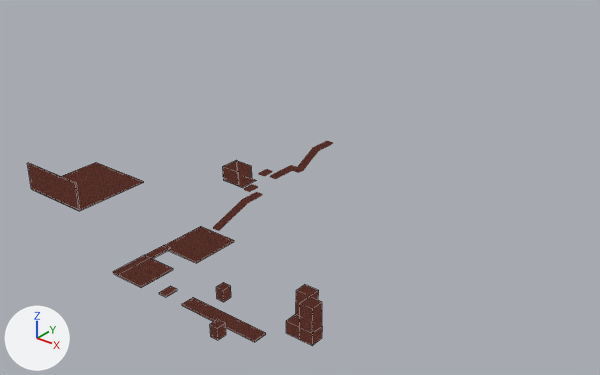
The Blender file Assets/Albertin444/Escenario 1.blend: old version first, new version second.
Rendered twice from a 50 mm camera at (6748.0, -7133.0, 4615.0) aimed at (1223.0, -227.0, 334.0). The lights are fixed; the arrows at lower left show +X, +Y and +Z. Mesh edges are drawn as thin lines on the coarser meshes.

Script lines for the objects in view, before the commit:
```python
me_cube_017 = bpy.data.meshes.new('Cube.017')
me_cube_017.from_pydata(...)  # 24 vertices, 22 faces; spans x -28.0..90.0, y -45.0..19.0, z -22.0..312.0
me_cube_017.materials.append(mat_textura_masion)  # its picture is missing
me_cube_019 = bpy.data.meshes.new('Cube.019')
me_cube_019.from_pydata(...)  # 8 vertices, 6 faces; spans x -154.0..155.0, y -5.0..33.0, z -21.0..21.0
me_cube_019.materials.append(mat_textura_masion)  # its picture is missing
me_cube_021 = bpy.data.meshes.new('Cube.021')
me_cube_021.from_pydata(...)  # 8 vertices, 6 faces; spans x -152.0..156.0, y 5.0..18.0, z -21.0..2.0
me_cube_021.materials.append(mat_textura_masion)  # its picture is missing
ob_suelo_006 = bpy.data.objects.new('suelo.006', me_cube_017)
ob_suelo_006.location = (515.0, 419.0, 135.0)
ob_suelo_006.scale = (1.79, -16.5, 0.568)
ob_suelo_008 = bpy.data.objects.new('suelo.008', me_cube_019)
ob_suelo_008.location = (541.0, -1036.0, -211.0)
ob_suelo_008.scale = (1.79, -16.5, 0.568)
ob_suelo_010 = bpy.data.objects.new('suelo.010', me_cube_021)
ob_suelo_010.location = (-1755.0, -1593.0, 320.0)
ob_suelo_010.rotation_euler = (1.571, 0.0, 0.0)  # degrees (90, 0, 0)
ob_suelo_010.scale = (3.23, -29.8, 1.02)
# also in view: 'suelo.016' at (2672.0, -1912.0, 63.0); 'suelo.009' at (-1748.0, -1051.0, -220.0); 'suelo.011' at (581.0, -2000.0, -140.0); 'suelo.013' at (1883.0, -2272.0, -133.0)
```
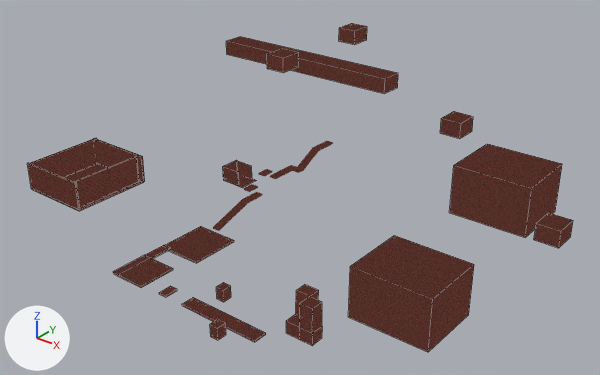
The change in detail:
Mesh me_cube_036 is new.
It has 8 vertices, 6 faces and spans x -152.0..182.0, y 5.0..18.0, z -21.0..2.0.
It uses material mat_textura_masion (its picture is missing).
Mesh me_cube_034 is new.
It has 8 vertices, 6 faces and spans x -27.0..120.0, y -16.0..2.0, z -21.0..317.0.
It uses material mat_textura_masion (its picture is missing).
Mesh me_cube_032 is new.
It has 8 vertices, 6 faces and spans x -1203.0..262.0, y -16.0..2.0, z -21.0..317.0.
It uses material mat_textura_masion (its picture is missing).
Mesh me_cube_030 is new.
It has 8 vertices, 6 faces and spans x -175.0..334.0, y -45.0..2.0, z -21.0..1014.0.
It uses material mat_textura_masion (its picture is missing).
Object 'suelo.026' (ob_suelo_026) is new; it shows a copy of the mesh of ob_suelo_010.
Its location is (-1297.0, -1054.0, 320.0).
Its rotation in degrees is (90, 0, 90).
Its scale is (3.23, -29.8, 1.02).
Object 'suelo.025' (ob_suelo_025) is new; it shows me_cube_036.
Its location is (-2206.0, -1071.0, 320.0).
Its rotation in degrees is (90, 0, 90).
Its scale is (3.23, -29.8, 1.02).
Object 'suelo.024' (ob_suelo_024) is new; it shows a copy of the mesh of ob_suelo_010.
Its location is (-1746.0, -521.0, 320.0).
Its rotation in degrees is (90, 0, 0).
Its scale is (3.23, -29.8, 1.02).
Object 'suelo.023' (ob_suelo_023) is new; it shows me_cube_034.
Its location is (267.0, 408.0, 1452.0).
Its scale is (1.79, -16.5, 0.568).
Object 'suelo.022' (ob_suelo_022) is new; it shows a copy of me_cube_034.
Its location is (239.0, 1947.0, 1452.0).
Its scale is (1.79, -16.5, 0.568).
Object 'suelo.021' (ob_suelo_021) is new; it shows me_cube_032.
Its location is (1062.0, 1065.0, 1231.0).
Its scale is (1.79, -16.5, 0.568).
Object 'suelo.020' (ob_suelo_020) is new; it shows a copy of me_cube_034.
Its location is (2381.0, 1065.0, 915.0).
Its scale is (1.79, -16.5, 0.568).
Object 'suelo.019' (ob_suelo_019) is new; it shows me_cube_030.
Its location is (3185.0, 432.0, 289.0).
Its scale is (1.79, -16.5, 0.568).
Object 'suelo.018' (ob_suelo_018) is new; it shows a copy of me_cube_034.
Its location is (4055.0, 99.0, 488.0).
Its scale is (1.79, -16.5, 0.568).
Object 'suelo.017' (ob_suelo_017) is new; it shows a copy of me_cube_030.
Its location is (3138.0, -1428.0, -133.0).
Its scale is (1.79, -16.5, 0.568).

Boxes (x1, y1, x2, y2) around the edits, measured in the pictures (600 x 375 px):
'suelo.017', added (brown): after (349, 235, 474, 352)
'suelo.019', added (brown): after (449, 144, 562, 238)
'suelo.021', added (brown): after (226, 37, 398, 94)
'suelo.026', added (brown): after (75, 156, 139, 207)
'suelo.025', added (brown): after (31, 138, 97, 177)
'suelo.018', added (brown): after (534, 213, 573, 248)
'suelo.024', added (brown): after (94, 138, 145, 182)
'suelo.020', added (brown): after (440, 111, 473, 139)
'suelo.023', added (brown): after (267, 48, 299, 73)
'suelo.022', added (brown): after (339, 23, 367, 45)
'suelo.009', unchanged, covered by the edit: before (32, 162, 144, 211); after (32, 163, 144, 211)
